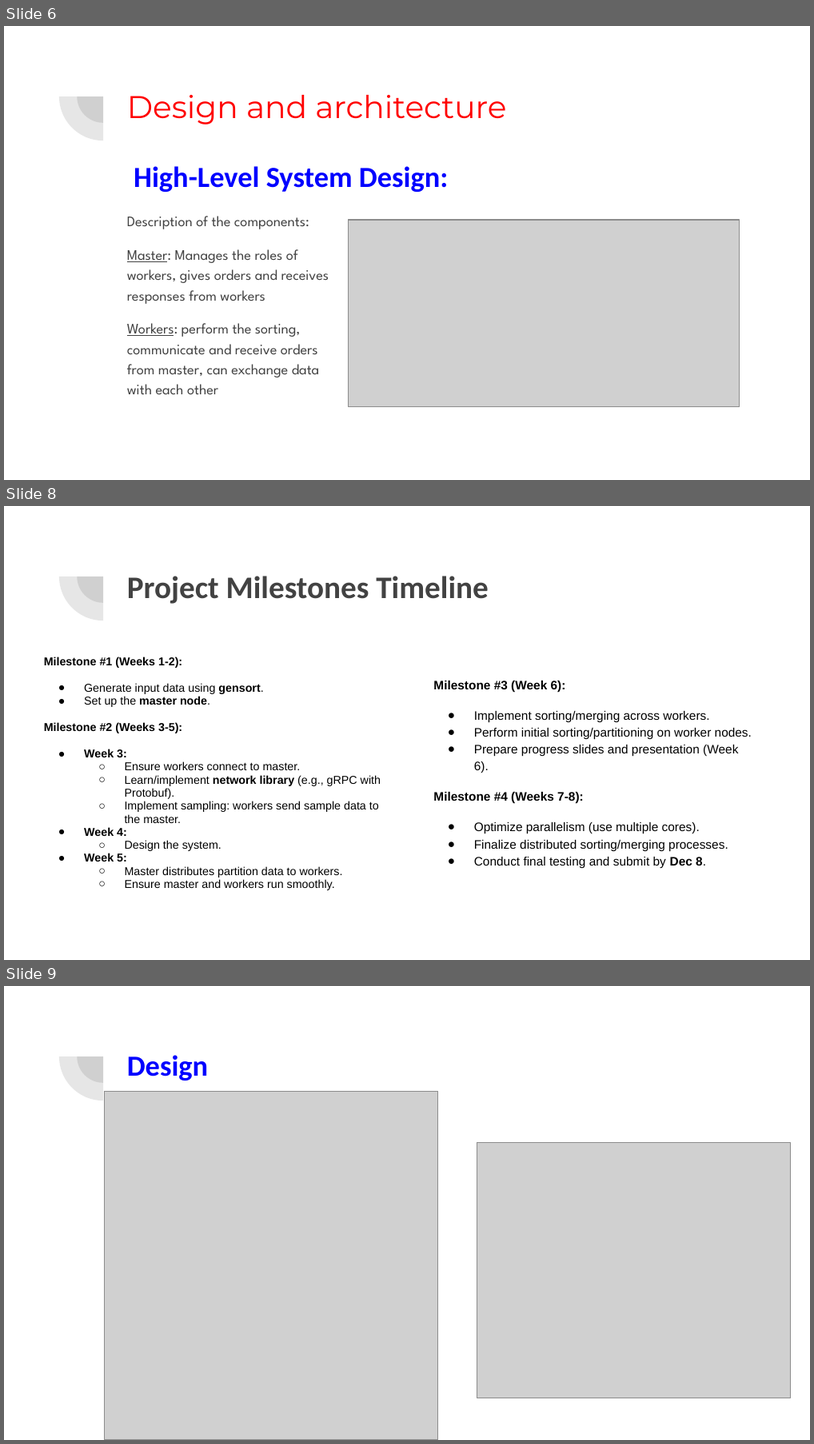
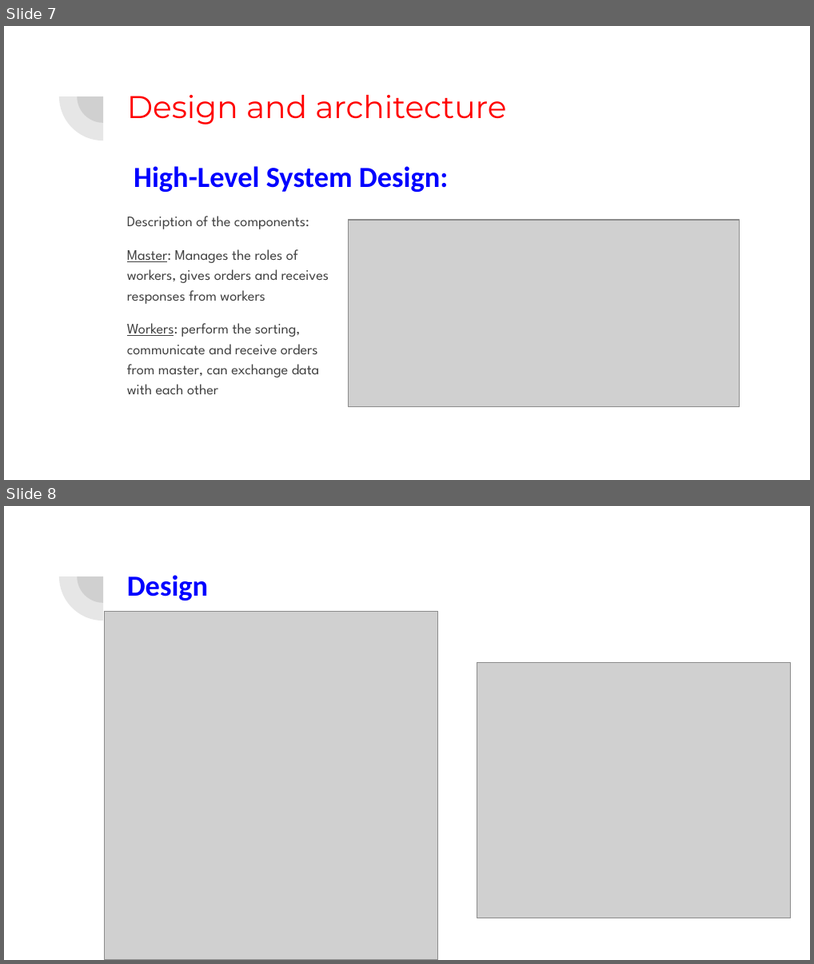
Before and after one commit to mmsellam/332project, a slide deck: Mid-time project presentation.pptx. Shown one above the other, each under a label of ours: slides 6, 8 and 9 before the commit, slides 7 and 8 after it; the slides between them are not shown. The pictures are 814x1444 and 814x964 pixels, drawn with LibreOffice and Linux fonts; fonts in the diff are those of the drawing; grey boxes stand for pictures. Boxes give left, top, right and bottom in pixels: in the first picture for what was removed or moved away, otherwise in the second. Text is boxed around its words. In the diff, an @@ line names an element or a change of style, - is before the commit and + after.

Commit message:
Done mid time presentation and quick fixes to design for the worker exchange

```diff
--- a/Mid-time project presentation.pptx
+++ b/Mid-time project presentation.pptx
@@ slide 8 removed at <box>4,506,810,960</box>, background #FFFFFF; not listed: 2 template elements that a slide beside it also shows @@
@@ title removed at <box>127,576,488,604</box> @@
-Project Milestones Timeline
@@ text removed at <box>44,656,381,890</box> @@
-Milestone #1 (Weeks 1-2):
-● Generate input data using gensort.
-● Set up the master node.
-Milestone #2 (Weeks 3-5):
-● Week 3:
-  ○ Ensure workers connect to master.
-  ○ Learn/implement network library (e.g., gRPC with Protobuf).
-  ○ Implement sampling: workers send sample data to the master.
-● Week 4:
-  ○ Design the system.
-● Week 5:
-  ○ Master distributes partition data to workers.
-  ○ Ensure master and workers run smoothly.
@@ text removed at <box>434,680,752,868</box> @@
-Milestone #3 (Week 6):
-● Implement sorting/merging across workers.
-● Perform initial sorting/partitioning on worker nodes.
-● Prepare progress slides and presentation (Week 6).
-Milestone #4 (Weeks 7-8):
-● Optimize parallelism (use multiple cores).
-● Finalize distributed sorting/merging processes.
-● Conduct final testing and submit by Dec 8.
@@ what was slide 6 is now slide 7 @@
@@ what was slide 9 is now slide 8 @@
```
Also in this commit, not shown: 8 slides changed, 2 other files.
